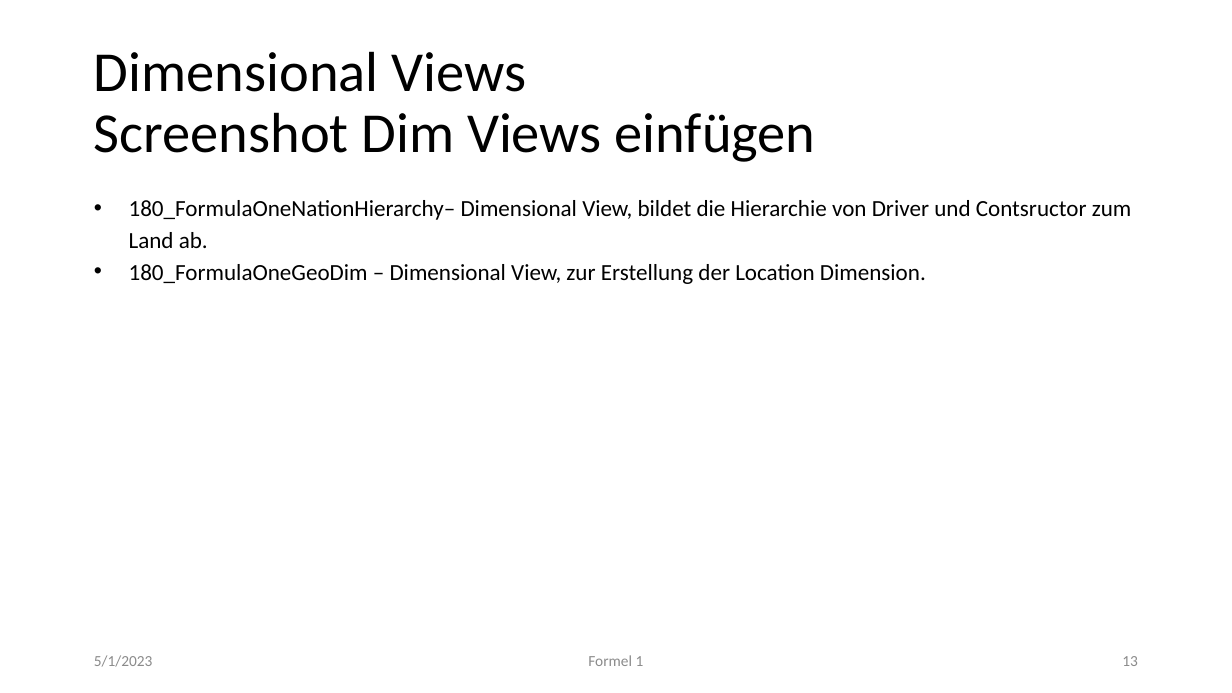
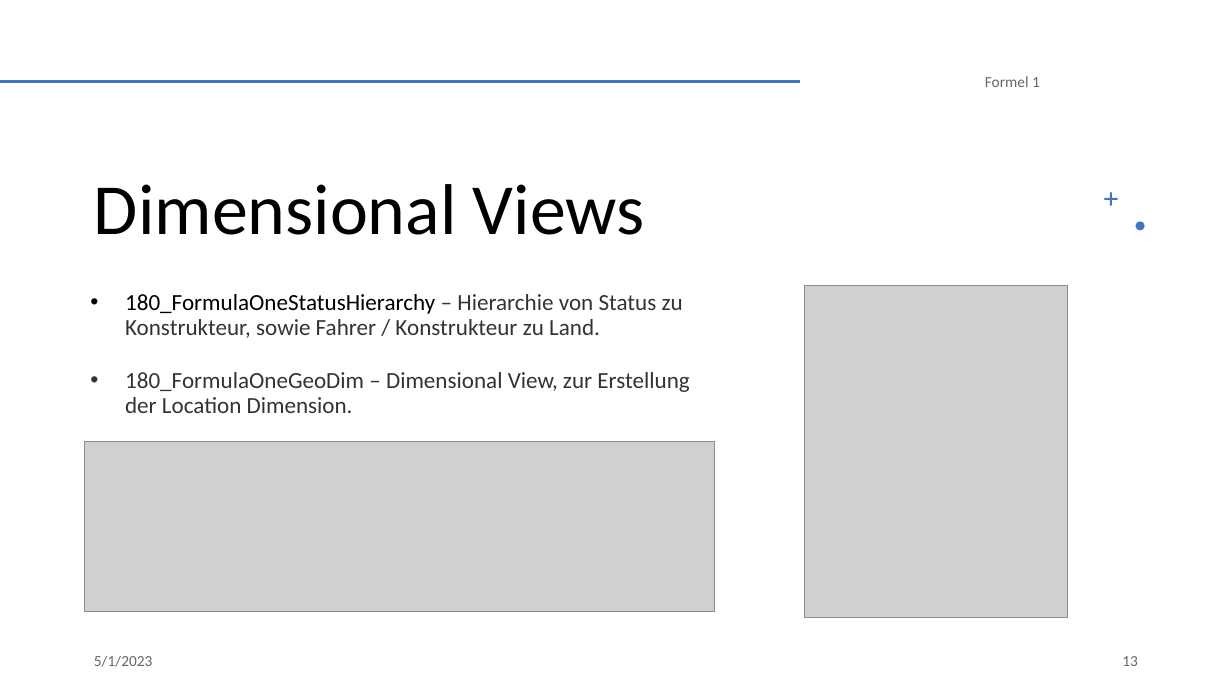
Before and after one commit to NicoHenzel/DataWarehouseWorkshop, a slide deck: slide 13 of Präsentation.pptx. Drawn at 1232x693 pixels with LibreOffice and Linux fonts; fonts in the diff are those of the drawing; grey boxes stand for pictures. Boxes give left, top, right and bottom in pixels: in the first picture for what was removed or moved away, otherwise in the second. Text is boxed around its words. In the diff, an @@ line names an element or a change of style, - is before the commit and + after.

```diff
--- a/Präsentation.pptx
+++ b/Präsentation.pptx
@@ line added from (0, 81) to (799, 81), #ED7D31 2 pt @@
@@ text colour #8C8C8C to #000000 at 60% opacity; more space between paragraphs in 3 elements at (x1=94, y1=656, x2=153, y2=667), (x1=1122, y1=656, x2=1138, y2=666), (x1=985, y1=76, x2=1040, y2=87) @@
@@ text "Formel 1" moved from (x1=588, y1=655, x2=644, y2=666) to (x1=985, y1=76, x2=1040, y2=87) @@
@@ title "Dimensional Views" at (x1=94, y1=184, x2=645, y2=235): vertical alignment middle to bottom @@
@@ title at (x1=94, y1=184, x2=645, y2=235): text changed; size 44 to 56 pt @@
-Dimensional Views
-Screenshot Dim Views einfügen
+Dimensional Views
@@ freeform shape added at (x1=1104, y1=192, x2=1118, y2=206), fill #4472C4 @@
@@ freeform shape added at (x1=1136, y1=221, x2=1145, y2=230), fill #4472C4 @@
@@ text "180_FormulaOneStatusHierarchy – Hierarchie von Status ..." moved from (x1=129, y1=200, x2=1132, y2=284) to (x1=125, y1=294, x2=689, y2=413) @@
@@ text at (x1=125, y1=294, x2=683, y2=338): text changed; text colour #000000 to #000000 at 80% opacity @@
-• 180_FormulaOneNationHierarchy– Dimensional View, bildet die Hierarchie von Driver und Contsructor zum Land ab.
+• 180_FormulaOneStatusHierarchy – Hierarchie von Status zu Konstrukteur, sowie Fahrer / Konstrukteur zu Land.
@@ picture added at (x1=805, y1=286, x2=1068, y2=617) @@
@@ text at (x1=125, y1=372, x2=689, y2=413): text colour #000000 to #000000 at 80% opacity in "180_FormulaOneGeoDim – Dimensional View, zur Erstellung der ..."; line spacing 1.15 to 0.9 @@
@@ picture added at (x1=85, y1=442, x2=714, y2=612) @@
```
Also in this commit, not shown: 7 other slides changed, 1 other file.
